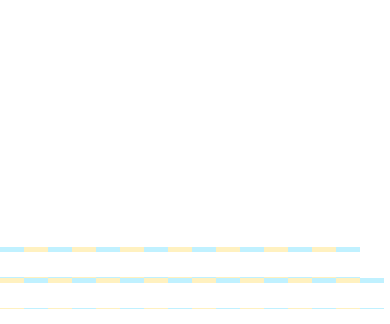
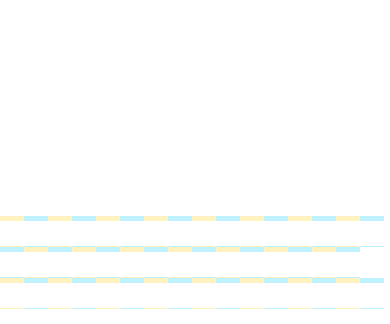
The second 390px x 324px image is a revision of the first. Changes to its layers:
showed group "基準用" (1st of 3, in "30") (16 layers) over [0, 216, 384, 247]
